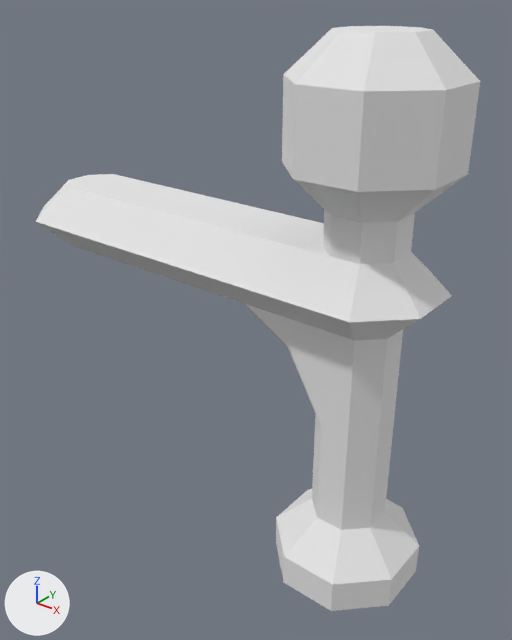
The OBJ model The_Dune_Project/Assets/Models/env/Modular Temple/Balcony_Railing_End.obj, before and after one commit.
Rendered twice from a 50 mm camera at (0.409, -1.228, 0.801) aimed at (-0.191, -0.477, 0.336). Lighting does not change. The marker at lower left points along +X, +Y and +Z. Where no turn or scale is listed for an object, it has been applied to the vertices.

The scene before the commit, as lines of its bpy script (objects in view):
```python
mat_sandstone_4 = principled_material('Sandstone_4')
mat_sandstone_4.base_color = (0.8, 0.8, 0.8)  # white #e7e7e7
mat_sandstone_4.roughness = 1.0
mat_sandstone_5 = principled_material('Sandstone_5')
mat_sandstone_5.base_color = (0.8, 0.8, 0.8)  # white #e7e7e7
mat_sandstone_5.roughness = 1.0
mat_sandstone_6 = principled_material('Sandstone_6')
mat_sandstone_6.base_color = (0.8, 0.8, 0.8)  # white #e7e7e7
mat_sandstone_6.roughness = 1.0
me_object1 = bpy.data.meshes.new('object1')
me_object1.from_pydata(...)  # 98 vertices, 192 faces; spans x -0.6..0.1, y -0.6..-0.4, z 0.0..0.75
# faces by material slot: [48, 88, 56]
me_object1.materials.append(mat_sandstone_4)  # white #e7e7e7
me_object1.materials.append(mat_sandstone_5)  # white #e7e7e7
me_object1.materials.append(mat_sandstone_6)  # white #e7e7e7
ob_object1 = bpy.data.objects.new('object1', me_object1)
ob_object1.location = (0.0, 0.0, 0.0)
```
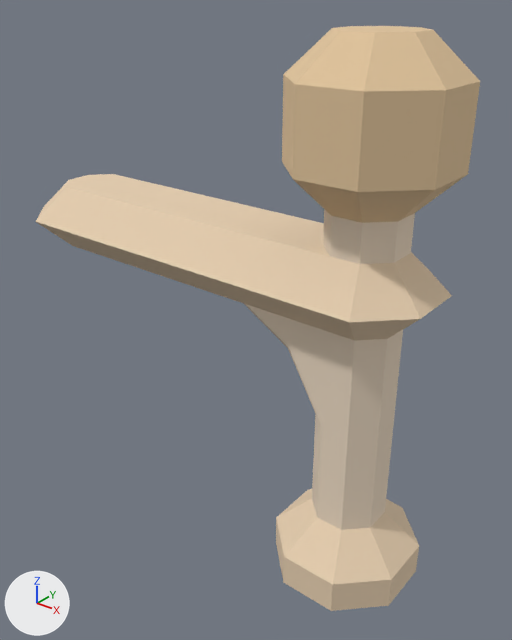
Boxes [x1, y1, x2, y2] around the edits, measured in the pictures (512 x 640 px):
'object1', recoloured (white to beige): [36, 26, 480, 611] in both

What the commit changed:
Material 'Sandstone_4' (mat_sandstone_4) changes colour from white #e7e7e7 to beige #ecdac3; in linear values from (0.8, 0.8, 0.8) to (0.835, 0.698, 0.545).
Material 'Sandstone_5' (mat_sandstone_5) changes colour from white #e7e7e7 to beige #e7cfb1; in linear values from (0.8, 0.8, 0.8) to (0.8, 0.627, 0.439).
Material 'Sandstone_6' (mat_sandstone_6) changes colour from white #e7e7e7 to beige #e2c59d; in linear values from (0.8, 0.8, 0.8) to (0.761, 0.561, 0.337).
